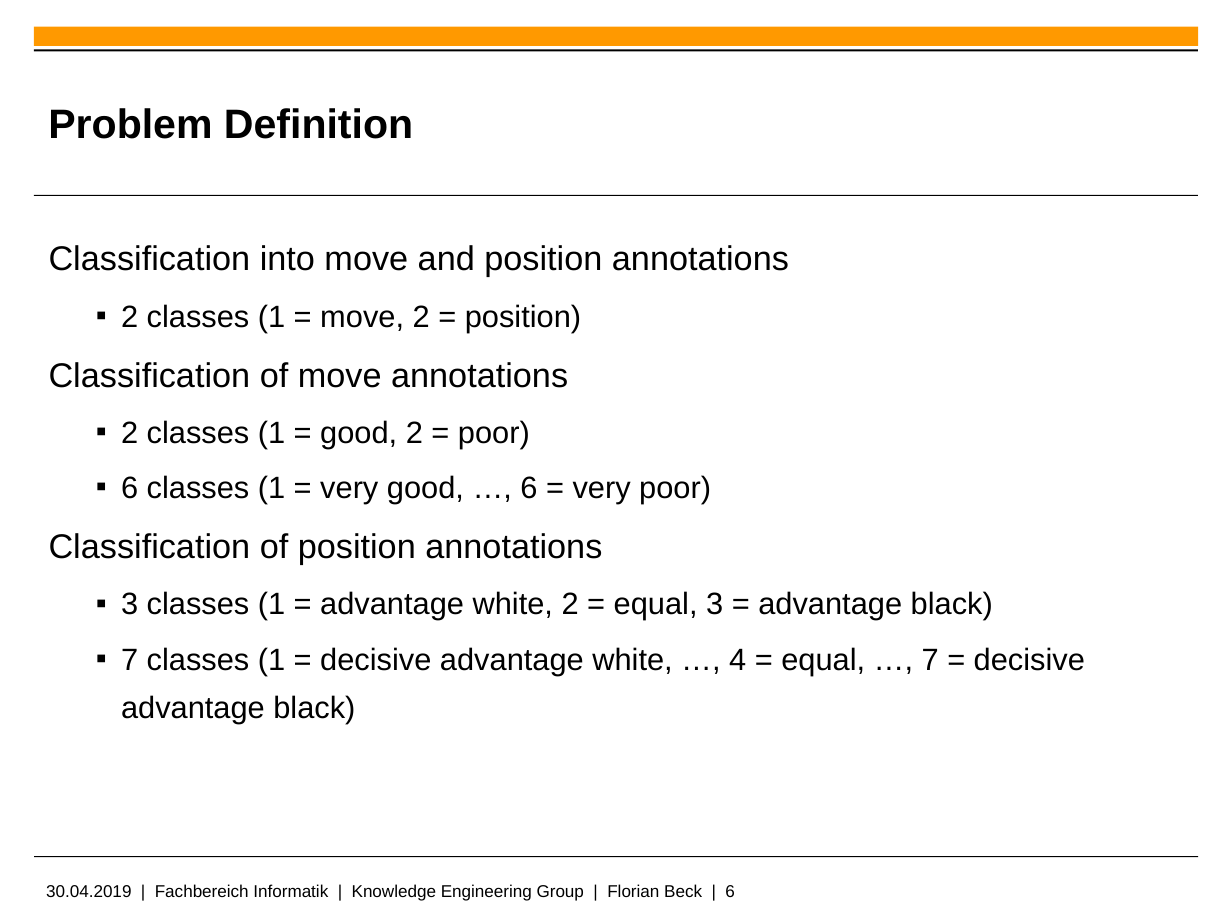
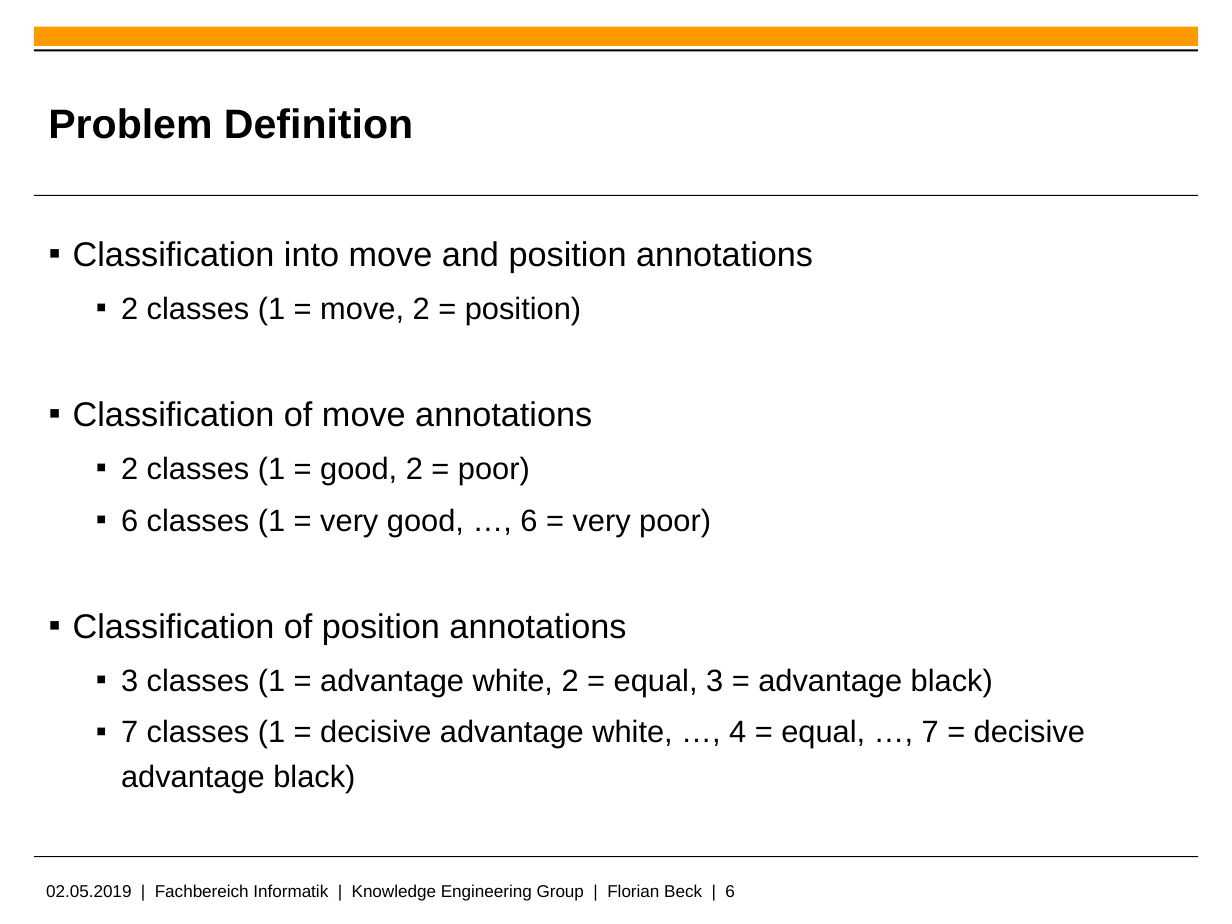
Before and after one commit to Flo427/chess-annotation, a slide deck: slide 6 of sentiment_classification_of_chess_annotations.pptx. Drawn at 1232x924 pixels with LibreOffice and Linux fonts; fonts in the diff are those of the drawing; background and template pictures are left out. Boxes give left, top, right and bottom in pixels: in the first picture for what was removed or moved away, otherwise in the second. Text is boxed around its words. In the diff, an @@ line names an element or a change of style, - is before the commit and + after.

```diff
--- a/sentiment_classification_of_chess_annotations.pptx
+++ b/sentiment_classification_of_chess_annotations.pptx
@@ text "Classification into move and position ..." at <box>73,241,1085,792</box>: bullet none to ▪; list level 1 to 2 in "Classification into move and position ..."; line spacing 1.3 to 1.2; list level 1 to 2 in "Classification of move annotations"; list level 1 to 2 in "Classification of position annotations" @@
@@ text at <box>46,884,735,901</box>: text changed @@
-30.04.2019 | Fachbereich Informatik | Knowledge Engineering Group | Florian Beck | 6
+02.05.2019 | Fachbereich Informatik | Knowledge Engineering Group | Florian Beck | 6
```
Also in this commit, not shown: 6 other slides changed, 9 slides added, 3 slides removed.
